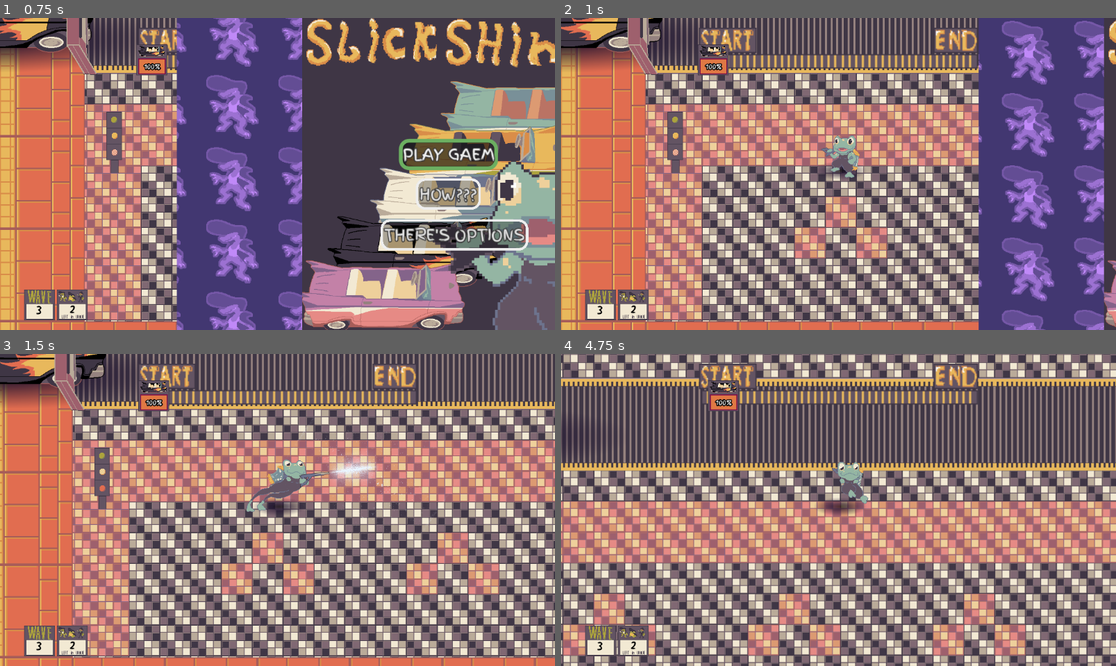
Above: before the commit, frames 1-4 (two rows, left to right).
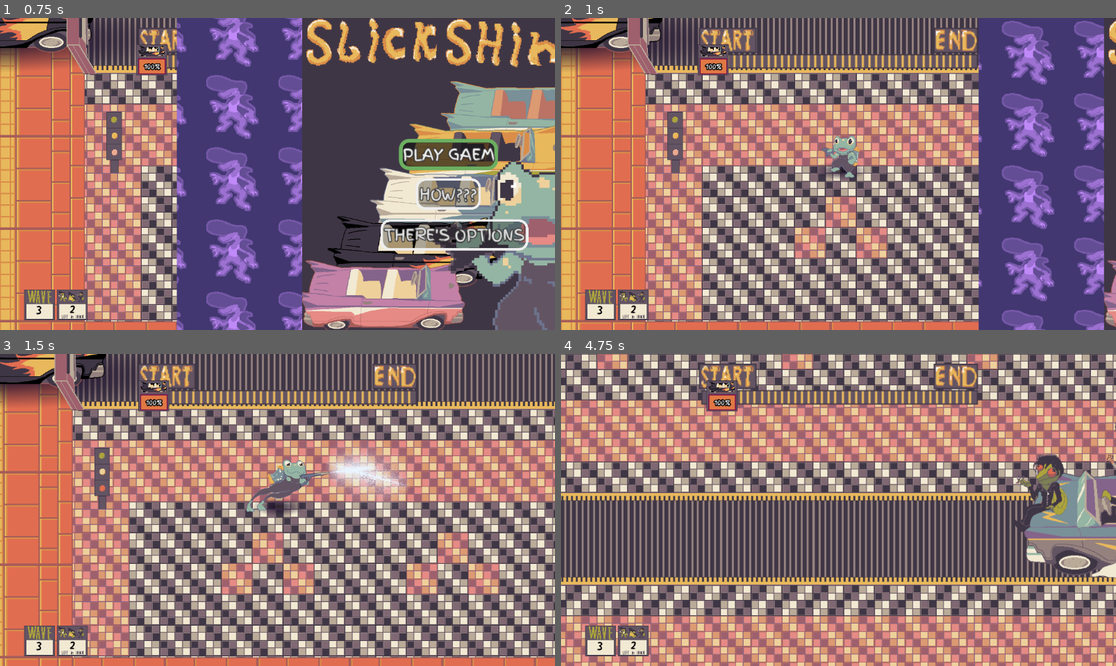
Above: after the commit, the same moments.

Repository: klynicol/crimson_year
Game: Godot game, scene res://scenes/game.tscn
Same seed, same stepped clock (60 frames per second), same inputs: the game is played once before the commit and once after it.
Inputs (mouse positions are in pixels of both pictures, inside the frame that each line leads up to):
- Up to frame 1 (0.75 s): click "PLAY GAEM" at 0.5 s
- Up to frame 2 (1 s): no input
- Up to frame 3 (1.5 s): move the mouse to (399, 494) at 1.27 s; hold D (right) from 1.28 s (still down); tap X (attack) at 1.35 s; click (399, 494) at 1.42 s
- Up to frame 4 (4.75 s): move the mouse to (727, 525) at 2.02 s; release D (right) at 2.03 s; hold S (down) 2.03-2.78 s; tap Space (dash) at 2.1 s; move the mouse to (894, 441) at 2.77 s; press the mouse at (894, 441) at 2.78 s; hold D (right) 2.78-3.53 s; move the mouse to (810, 572) at 3.52 s; release the mouse at (810, 572) at 3.53 s; hold W (up) 3.53-4.28 s; tap X (attack) at 3.6 s; click (810, 572) at 3.67 s; move the mouse to (1005, 556) at 4.27 s; hold A (left) from 4.28 s (still down); hold Space (dash) from 4.28 s (still down)

Frame 1 is identical in both runs. In frame 2, less than 0.1% of the frame differs, in the area x 49-54%, y 38-49%; in frame 3, 1.0%; in frame 4, 86%, in the area x 0-100%, y 0-100%.
Error before the commit: Parse Error: Could not resolve class "Boss". (res://scripts/mobs/car_boss.gd:1)

Commit message:
playing with boss sounds, done with that

Diff:
--- a/scenes/world.tscn
+++ b/scenes/world.tscn
@@ -180,7 +180,7 @@
 position = Vector2(-3189, 284)
 
 [node name="Checkpoint4" parent="." unique_id=1059410975 instance=ExtResource("11_e3hyu")]
-position = Vector2(-5229, 286)
+position = Vector2(-5943, 292)
 
 [node name="Checkpoint5" parent="." unique_id=2088446494 groups=["start_checkpoint"] instance=ExtResource("11_e3hyu")]
 position = Vector2(-6401, 285)
--- a/scripts/camera.gd
+++ b/scripts/camera.gd
@@ -23,7 +23,9 @@
 	var tween = create_tween()
 	tween.set_trans(Tween.TRANS_SINE)
 	tween.set_ease(Tween.EASE_IN_OUT)
-	tween.tween_property(self, "global_position", stage_manager.BOSS_SPAWN_LOCATION, 0.7)
+	var loc = stage_manager.BOSS_SPAWN_LOCATION
+	loc.y -= 150 # pad a bit to get a better view of the boss
+	tween.tween_property(self, "global_position", loc, 0.7)
 	tween.tween_property(self, "zoom", Vector2(1.0, 1.0), 0.7)
 	tween.tween_callback(func():
 		zoom_toward_cursor = false
--- a/scripts/mobs/car_boss.gd
+++ b/scripts/mobs/car_boss.gd
@@ -2,9 +2,18 @@
 
 const PROJECTILE_SCENE: PackedScene = preload("uid://ddqeip5vg2qsl")
 
-const SPAWN_COOLDOWN: float = 2
+const SPAWN_COOLDOWN: float = 3
 var spawn_cooldown: float = 0.0
 var _spawn_completed: bool = false
+
+# [sound, played]
+var sounds := [
+	[preload("uid://go2ejpgvc17o"), false],
+	[preload("uid://dr4fluy7y0eic"), false],
+	[preload("uid://cflg2ph6g7dw4"), false],
+]
+
+@onready var audio_player: AudioStreamPlayer2D = $AudioStreamPlayer2D
 
 signal spawn_completed
 
@@ -17,6 +26,10 @@
 func _physics_process(delta: float) -> void:
 	# We're running a special bootup sequence for the boss.
 	spawn_cooldown -= delta
+
+	if spawn_cooldown <= SPAWN_COOLDOWN / 2:
+		trigger_sound()
+
 	if spawn_cooldown > 0.0:
 		return
 
@@ -24,3 +37,12 @@
 		_spawn_completed = true
 		spawn_completed.emit()
 	super._physics_process(delta)
+
+func trigger_sound() -> void:
+	var sound = sounds[randi() % sounds.size()]
+	if sound[1]:
+		return
+	sound[1] = true
+	print("triggering sound: ", sound[0])
+	audio_player.stream = sound[0]
+	audio_player.play()
--- a/scripts/mobs/enemies.gd
+++ b/scripts/mobs/enemies.gd
@@ -57,6 +57,7 @@
 # Dying cooldown time is based on the "dying" animation length
 # Let's calculate it based on the animation length and add a slight buffer
 func _set_dying_cooldown_time() -> void:
+	var frame_count: int = sprite.sprite_frames.get_frame_count("dying")
 	var frame_duration: float = sprite.sprite_frames.get_frame_duration("dying", frame_count - 1)
 	dying_cooldown = frame_duration
 
@@ -139,7 +140,6 @@
 func _handle_mob_dying(delta: float) -> void:
 	_decelerate_to_zero_velocity(delta)
 	if dying_cooldown > 0.0:
-		print("dying cooldown: ", dying_cooldown)
 		dying_cooldown -= delta
 		return
 	queue_free()
